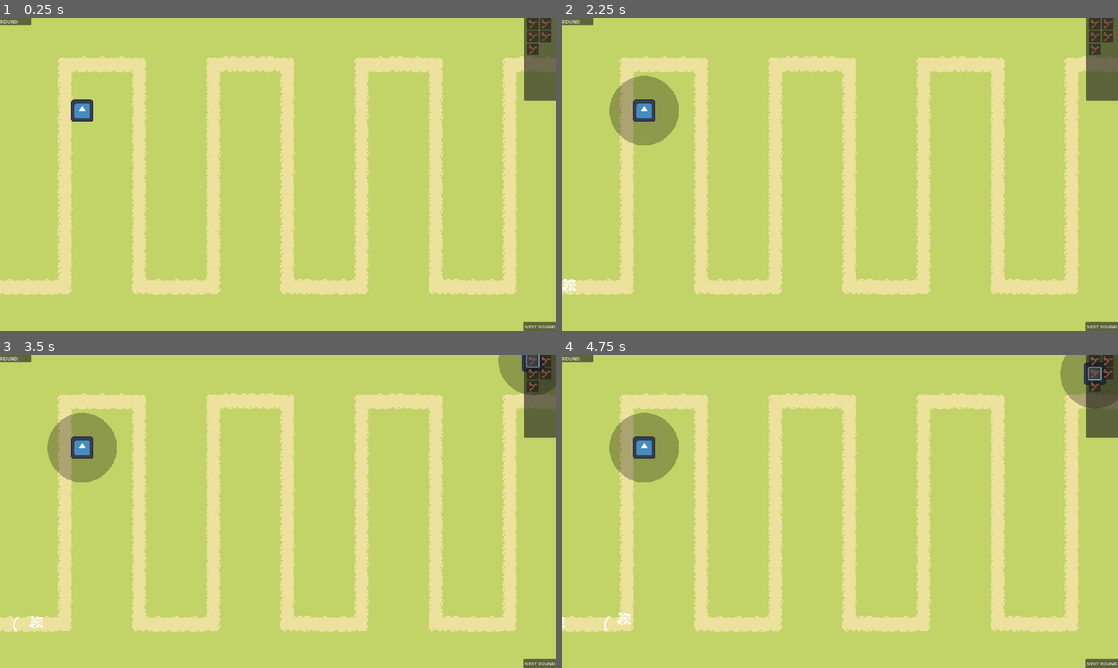
Above: before the commit, frames 1-4 (two rows, left to right).
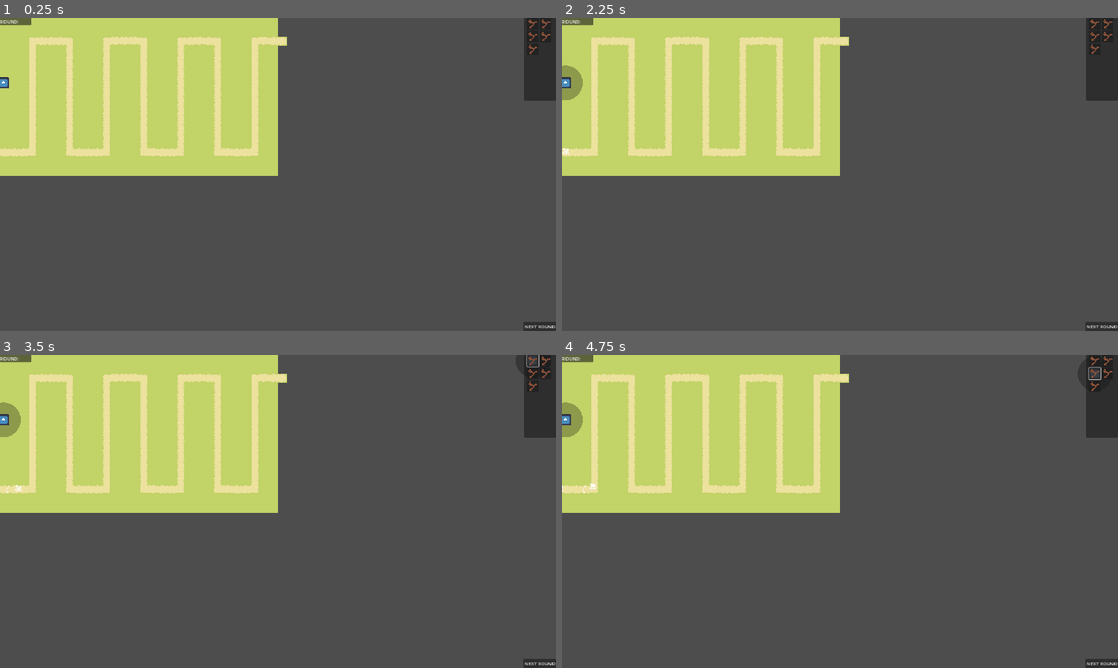
Above: after the commit, the same moments.

Repository: MindVisceral/BoneTD
Game: Godot game, scene res://Levels/Level1/Level1.tscn
Two runs of this game, one before a commit and one after it. Both use one fixed random seed, a clock stepped at 60 frames per second and the inputs below. The engine's default icon, where the game draws it, is replaced by a stand-in: a white triangle on a blue panel in a dark square.
Inputs (mouse positions are in pixels of both pictures, inside the frame that each line leads up to; where the layout moved, square brackets give the same spot in the first picture):
- Up to frame 1 (0.25 s): no input
- Up to frame 2 (2.25 s): click "NEXT ROUND" at 0.5 s; click "NEXT ROUND" at 1.25 s; click (567, 83) [645, 111] at 2 s
- Up to frame 3 (3.5 s): click (533, 361) at 2.75 s
- Up to frame 4 (4.75 s): click (1106, 361) at 3.5 s; click (1095, 373) at 4.25 s

The runs differ from the first frame. In frame 1, 80% of the frame differs, in the area x 0-100%, y 0-100%; in frame 2, 82%; in frame 3, 82%; in frame 4, 82%.

Commit message:
Added Health (and money), handled by Globals

Diff:
--- a/Entities/Enemies/BaseEnemy/BaseEnemy.gd
+++ b/Entities/Enemies/BaseEnemy/BaseEnemy.gd
@@ -15,6 +15,11 @@
 @export_group("Health")
 
 @export_range(1, 9999, 1) var max_health: int = 1
+
+
+@export_group("Damage")
+
+@export_range(1, 9999, 1) var damage: int = 1
 
 
 ###-------------------------------------------------------------------------###
@@ -46,6 +51,14 @@
 	## Move the Enemy along the Level's path
 	progress += speed * delta
 
+	## When the Enemy reaches the end of the Path...
+	if is_equal_approx(progress_ratio, 1):
+		## Player loses health equal to this Enemy's damage value.
+		Globals.lose_health(damage)
+
+		## And the Enemy "dies".
+		death()
+
 
 ## This Enemy has been hit, time to take some Damage
 func receive_DamageData(damageData: DamageData) -> void:
--- a/Entities/Enemies/CarpalsEnemy/CarpalsEnemy.tscn
+++ b/Entities/Enemies/CarpalsEnemy/CarpalsEnemy.tscn
@@ -9,7 +9,7 @@
 [sub_resource type="RectangleShape2D" id="RectangleShape2D_36j8m"]
 size = Vector2(13, 13)
 
-[node name="BaseEnemy" instance=ExtResource("1_rsqw5")]
+[node name="CarpalsEnemy" instance=ExtResource("1_rsqw5")]
 
 [node name="Collider" parent="EnemyDetectedArea" index="0"]
 shape = SubResource("RectangleShape2D_lmcj8")
--- a/Entities/Towers/BaseTower/BaseTower.gd
+++ b/Entities/Towers/BaseTower/BaseTower.gd
@@ -46,6 +46,8 @@
 ## Node which rotates to face the Enemy. This way, TowerRange and TowerRangeVisuals don't rotate
 @export var rotation_pivot: Node2D
 
+## This Tower's specific UI. Used for Tower actions like upgrading and selling
+@export var tower_UI: Control
 
 ###-------------------------------------------------------------------------###
 ##### Enemy-related Variables
@@ -164,6 +166,8 @@
 
 	## Make sure the TowerRangeVisuals Sprite is invisible
 	tower_range_visuals.visible = false
+
+	## And make all the UI invisible too
 
 	update_tower_visuals()
 
--- a/Globals.gd
+++ b/Globals.gd
@@ -4,3 +4,33 @@
 ## It's an Autoload, loaded the moment the game is launched, in every single scene,
 ## accesible by every Node in the Tree.
 #####
+
+###-------------------------------------------------------------------------###
+##### Global level variables
+###-------------------------------------------------------------------------###
+
+## Player's remaining health in this Level
+var current_health: int
+
+## Player's amount of money at the moment
+var current_money: int
+
+
+###-------------------------------------------------------------------------###
+##### Global level functions
+###-------------------------------------------------------------------------###
+
+## Player loses Health as Enemies reach their end goal
+func lose_health(health_lost: int) -> void:
+	current_health -= health_lost
+
+	print("health remaining: ", current_health)
+
+	if current_health <= 0:
+		print("GAME OVER")
+		print("Player lost all healh")
+
+
+## Money is lost as Towers and Upgrades are bought
+func lose_money(money_lost: int) -> void:
+	current_money -= money_lost
--- a/Levels/Level1/Level1.tscn
+++ b/Levels/Level1/Level1.tscn
@@ -1,6 +1,7 @@
-[gd_scene load_steps=18 format=3 uid="uid://iq4hunaccf0"]
+[gd_scene load_steps=19 format=3 uid="uid://iq4hunaccf0"]
 
 [ext_resource type="Texture2D" uid="uid://il6gwq8g1ja1" path="res://Levels/Level1/level1_tileset.png" id="1_4wrf1"]
+[ext_resource type="PackedScene" uid="uid://deff34inq0ldo" path="res://Levels/LevelStats.tscn" id="1_luyuo"]
 [ext_resource type="PackedScene" uid="uid://xau7xbcers41" path="res://Levels/RoundHandler.tscn" id="2_7b7bi"]
 [ext_resource type="PackedScene" uid="uid://5q3j0jjqbwtm" path="res://Levels/Rounds/BaseRound.tscn" id="3_gmuuh"]
 [ext_resource type="PackedScene" uid="uid://ixusat1leq8h" path="res://Levels/TowerHandler.tscn" id="4_6772l"]
@@ -435,6 +436,8 @@
 
 [node name="Level1" type="Node2D"]
 
+[node name="LevelStats" parent="." instance=ExtResource("1_luyuo")]
+
 [node name="TileMap" type="TileMap" parent="."]
 tile_set = SubResource("TileSet_iglv1")
 format = 2
@@ -445,7 +448,7 @@
 
 [node name="RoundHandler" parent="." node_paths=PackedStringArray("path_reference", "nextRound_button") instance=ExtResource("2_7b7bi")]
 path_reference = NodePath("../MovementPath")
-nextRound_button = NodePath("../GUI/TemporaryGUI/Button")
+nextRound_button = NodePath("../GUI/TemporaryGUI/next_round")
 number_of_rounds = 3
 
 [node name="BaseRound" parent="RoundHandler" instance=ExtResource("3_gmuuh")]
@@ -453,7 +456,7 @@
 [node name="TowerHandler" parent="." instance=ExtResource("4_6772l")]
 
 [node name="StickGuy" parent="TowerHandler" node_paths=PackedStringArray("tower_handler") instance=ExtResource("5_0yo07")]
-position = Vector2(71, 80)
+position = Vector2(6, 112)
 tower_handler = NodePath("..")
 
 [node name="MovementPath" type="Path2D" parent="."]
@@ -462,7 +465,7 @@
 
 [node name="LevelCamera" type="Camera2D" parent="."]
 anchor_mode = 0
-zoom = Vector2(4, 4)
+zoom = Vector2(2, 2)
 
 [node name="GUI" type="CanvasLayer" parent="."]
 script = SubResource("GDScript_kc65i")
@@ -536,7 +539,7 @@
 layout_mode = 2
 tower_handler = NodePath("../../../../../TowerHandler")
 
-[node name="Button" type="Button" parent="GUI/TemporaryGUI"]
+[node name="next_round" type="Button" parent="GUI/TemporaryGUI"]
 layout_mode = 1
 anchors_preset = 3
 anchor_left = 1.0
--- /dev/null
+++ b/Levels/LevelStats.gd
@@ -0,0 +1,37 @@
+class_name LevelStats
+extends Node
+
+### Holds the Player's default Health and Money.
+## This is passed to the Globals variable for easier access.
+
+###-------------------------------------------------------------------------###
+##### Exported variables
+###-------------------------------------------------------------------------###
+
+@export_group("Stats")
+
+
+## Maximum Player health in this Level
+@export_range(1, 999999999) var max_health: int = 1000
+#
+## Amount of health the Player stars the Level with
+@export_range(0, 999999999) var default_health: int = 100
+
+## Maximum money in this Level
+@export_range(1, 999999999) var max_money: int = 999999999
+#
+## Amount of money the Player stars the Level with
+@export_range(0, 999999999) var default_money: int = 1000
+
+
+
+func _ready() -> void:
+	## Clamp default_money amount
+	clampi(default_money, 1, max_money)
+	## And make Player's amount of money left the same as default_money
+	Globals.current_money = default_money
+
+	## Clamp default_health amount
+	clampi(default_health, 1, max_health)
+	## And make Player's amount of health left the same as default_health
+	Globals.current_health = default_health
--- /dev/null
+++ b/Levels/LevelStats.tscn
@@ -0,0 +1,6 @@
+[gd_scene load_steps=2 format=3 uid="uid://deff34inq0ldo"]
+
+[ext_resource type="Script" path="res://Levels/LevelStats.gd" id="1_uirs8"]
+
+[node name="LevelStats" type="Node"]
+script = ExtResource("1_uirs8")
--- a/Levels/RoundHandler.gd
+++ b/Levels/RoundHandler.gd
@@ -1,7 +1,12 @@
 class_name RoundHandler
 extends Node2D
 
+###-------------------------------------------------------------------------###
+##### References
+###-------------------------------------------------------------------------###
+
 @export_group("References")
+
 
 ## New Enemies must be added as children of the Path to work properly.
 ## Waves handle that, so this must be passed to each new Wave
@@ -14,7 +19,12 @@
 @export var nextRound_button: Button
 
 
+###-------------------------------------------------------------------------###
+##### Round variables
+###-------------------------------------------------------------------------###
+
 @export_group("Rounds")
+
 
 ## Number of Rounds in this level
 @export_range(1, 999, 1) var number_of_rounds: int = 0
@@ -35,6 +45,8 @@
 @export_range(1, 999, 1) var ending_round: int = 0
 ## If not 999, this round will end after this wave. Typically rounds just end with the last wave
 @export_range(0, 999, 1) var ending_wave: int = 0
+
+
 
 func _ready() -> void:
 	call_deferred("initialize")
